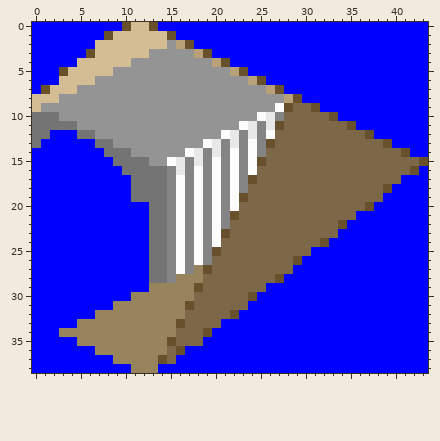
Pixel-art sprite -- src/sprites/2366.png. This is how it looked before the edit.
The file is 44x39 pixels.
New version:
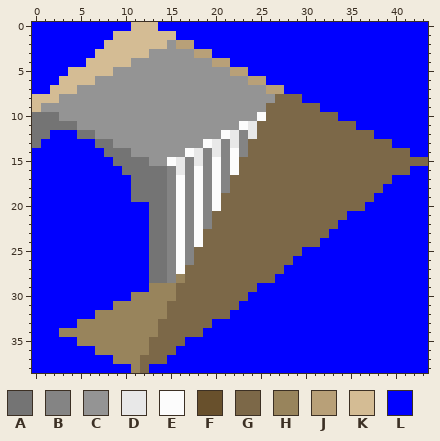
Palette (. is transparent): A #747474  B #848484  C #949494  D #e8e8e8  E #fcfcfc  F #68502c  G #7c6848  H #98845c  J #b8a078  K #d4bc94  L #0000ff
Change:
@@ x 0..43 @@
- 0 LLLLLLLLLLFKKFLLLLLLLLLLLLLLLLLLLLLLLLLLLLLL
- 1 LLLLLLLLFKKKKKKFLLLLLLLLLLLLLLLLLLLLLLLLLLLL
- 2 LLLLLLLKKKKKKKKCJFLLLLLLLLLLLLLLLLLLLLLLLLLL
- 3 LLLLLLFKKKKKKCCCCCJFLLLLLLLLLLLLLLLLLLLLLLLL
- 4 LLLLLKKKKKKCCCCCCCCCJFLLLLLLLLLLLLLLLLLLLLLL
- 5 LLLFKKKKKCCCCCCCCCCCCCJFLLLLLLLLLLLLLLLLLLLL
- 6 LLLKKKKCCCCCCCCCCCCCCCCCJFLLLLLLLLLLLLLLLLLL
- 7 LFKKKCCCCCCCCCCCCCCCCCCCCCJFLLLLLLLLLLLLLLLL
- 8 KKKCCCCCCCCCCCCCCCCCCCCCCCCCJFLLLLLLLLLLLLLL
- 9 KCCCCCCCCCCCCCCCCCCCCCCCCCCEFGGFLLLLLLLLLLLL
-10 AAACCCCCCCCCCCCCCCCCCCCCCEDBGGGGGFLLLLLLLLLL
-11 AAAAACCCCCCCCCCCCCCCCCCEDBDFGGGGGGGFLLLLLLLL
-12 AALLLAACCCCCCCCCCCCCCEDBDBEGGGGGGGGGGFLLLLLL
-13 ALLLLLLAACCCCCCCCCCEDBDBEBFGGGGGGGGGGGGFLLLL
-14 LLLLLLLLAAACCCCCCEDBDBEBEBGGGGGGGGGGGGGGGFLL
-15 LLLLLLLLLAAAACCEDBDBEBEBEFGGGGGGGGGGGGGGGGGF
-16 LLLLLLLLLLAAAAABDBEBEBEBEGGGGGGGGGGGGGGGGGFL
-17 LLLLLLLLLLLAAAABEBEBEBEBFGGGGGGGGGGGGGGGGLLL
-18 LLLLLLLLLLLAAAABEBEBEBEBGGGGGGGGGGGGGGGFLLLL
-19 LLLLLLLLLLLAAAABEBEBEBEFGGGGGGGGGGGGGGGLLLLL
-20 LLLLLLLLLLLLLAABEBEBEBEGGGGGGGGGGGGGGFLLLLLL
-21 LLLLLLLLLLLLLAABEBEBEBFGGGGGGGGGGGGGLLLLLLLL
-22 LLLLLLLLLLLLLAABEBEBEBGGGGGGGGGGGGFLLLLLLLLL
-23 LLLLLLLLLLLLLAABEBEBEFGGGGGGGGGGGGLLLLLLLLLL
-24 LLLLLLLLLLLLLAABEBEBEGGGGGGGGGGGFLLLLLLLLLLL
-25 LLLLLLLLLLLLLAABEBEBFGGGGGGGGGGLLLLLLLLLLLLL
-26 LLLLLLLLLLLLLAABEBEBGGGGGGGGGFLLLLLLLLLLLLLL
-27 LLLLLLLLLLLLLAABEBHFGGGGGGGGGLLLLLLLLLLLLLLL
-28 LLLLLLLLLLLLLAABHHHGGGGGGGGFLLLLLLLLLLLLLLLL
-29 LLLLLLLLLLLLLHHHHHFGGGGGGGLLLLLLLLLLLLLLLLLL
-30 LLLLLLLLLLLHHHHHHHGGGGGGFLLLLLLLLLLLLLLLLLLL
-31 LLLLLLLLLHHHHHHHHFGGGGGGLLLLLLLLLLLLLLLLLLLL
-32 LLLLLLLHHHHHHHHHHGGGGGFLLLLLLLLLLLLLLLLLLLLL
-33 LLLLLHHHHHHHHHHHFGGGGLLLLLLLLLLLLLLLLLLLLLLL
-34 LLLHHHHHHHHHHHHHGGGFLLLLLLLLLLLLLLLLLLLLLLLL
-35 LLLLLHHHHHHHHHHFGGGLLLLLLLLLLLLLLLLLLLLLLLLL
-36 LLLLLLLHHHHHHHHGFLLLLLLLLLLLLLLLLLLLLLLLLLLL
-37 LLLLLLLLLHHHHHFGLLLLLLLLLLLLLLLLLLLLLLLLLLLL
-38 LLLLLLLLLLLHHHLLLLLLLLLLLLLLLLLLLLLLLLLLLLLL
+ 0 LLLLLLLLLLLKKKLLLLLLLLLLLLLLLLLLLLLLLLLLLLLL
+ 1 LLLLLLLLLKKKKKKKLLLLLLLLLLLLLLLLLLLLLLLLLLLL
+ 2 LLLLLLLLKKKKKKKCJJLLLLLLLLLLLLLLLLLLLLLLLLLL
+ 3 LLLLLLLKKKKKKCCCCCJJLLLLLLLLLLLLLLLLLLLLLLLL
+ 4 LLLLLLKKKKKCCCCCCCCCJJLLLLLLLLLLLLLLLLLLLLLL
+ 5 LLLLKKKKKCCCCCCCCCCCCCJJLLLLLLLLLLLLLLLLLLLL
+ 6 LLLKKKKCCCCCCCCCCCCCCCCCJJLLLLLLLLLLLLLLLLLL
+ 7 LLKKKCCCCCCCCCCCCCCCCCCCCCJJLLLLLLLLLLLLLLLL
+ 8 KKKCCCCCCCCCCCCCCCCCCCCCCCCGGGLLLLLLLLLLLLLL
+ 9 KCCCCCCCCCCCCCCCCCCCCCCCCCGGGGGGLLLLLLLLLLLL
+10 AAACCCCCCCCCCCCCCCCCCCCCCEGGGGGGGGLLLLLLLLLL
+11 AAAAACCCCCCCCCCCCCCCCCCEDGGGGGGGGGGGLLLLLLLL
+12 AALLLAACCCCCCCCCCCCCCEDBDGGGGGGGGGGGGGLLLLLL
+13 ALLLLLLAACCCCCCCCCCEDBDBGGGGGGGGGGGGGGGGLLLL
+14 LLLLLLLLAAACCCCCCEDBDBEBGGGGGGGGGGGGGGGGGGLL
+15 LLLLLLLLLAAAACCEDBDBEBEGGGGGGGGGGGGGGGGGGGGG
+16 LLLLLLLLLLAAAAABDBEBEBEGGGGGGGGGGGGGGGGGGGLL
+17 LLLLLLLLLLLAAAABEBEBEBGGGGGGGGGGGGGGGGGGLLLL
+18 LLLLLLLLLLLAAAABEBEBEBGGGGGGGGGGGGGGGGGLLLLL
+19 LLLLLLLLLLLAAAABEBEBEGGGGGGGGGGGGGGGGGLLLLLL
+20 LLLLLLLLLLLLLAABEBEBEGGGGGGGGGGGGGGGGLLLLLLL
+21 LLLLLLLLLLLLLAABEBEBGGGGGGGGGGGGGGGLLLLLLLLL
+22 LLLLLLLLLLLLLAABEBEBGGGGGGGGGGGGGGLLLLLLLLLL
+23 LLLLLLLLLLLLLAABEBEGGGGGGGGGGGGGGLLLLLLLLLLL
+24 LLLLLLLLLLLLLAABEBEGGGGGGGGGGGGGLLLLLLLLLLLL
+25 LLLLLLLLLLLLLAABEBGGGGGGGGGGGGLLLLLLLLLLLLLL
+26 LLLLLLLLLLLLLAABEBGGGGGGGGGGGLLLLLLLLLLLLLLL
+27 LLLLLLLLLLLLLAABEGGGGGGGGGGGLLLLLLLLLLLLLLLL
+28 LLLLLLLLLLLLLAABHGGGGGGGGGGLLLLLLLLLLLLLLLLL
+29 LLLLLLLLLLLLLHHHGGGGGGGGGLLLLLLLLLLLLLLLLLLL
+30 LLLLLLLLLLLHHHHHGGGGGGGGLLLLLLLLLLLLLLLLLLLL
+31 LLLLLLLLLHHHHHHGGGGGGGGLLLLLLLLLLLLLLLLLLLLL
+32 LLLLLLLHHHHHHHHGGGGGGGLLLLLLLLLLLLLLLLLLLLLL
+33 LLLLLHHHHHHHHHGGGGGGLLLLLLLLLLLLLLLLLLLLLLLL
+34 LLLHHHHHHHHHHHGGGGGLLLLLLLLLLLLLLLLLLLLLLLLL
+35 LLLLLHHHHHHHHGGGGLLLLLLLLLLLLLLLLLLLLLLLLLLL
+36 LLLLLLLHHHHHHGGGLLLLLLLLLLLLLLLLLLLLLLLLLLLL
+37 LLLLLLLLLHHHGGGLLLLLLLLLLLLLLLLLLLLLLLLLLLLL
+38 LLLLLLLLLLLHGLLLLLLLLLLLLLLLLLLLLLLLLLLLLLLL
